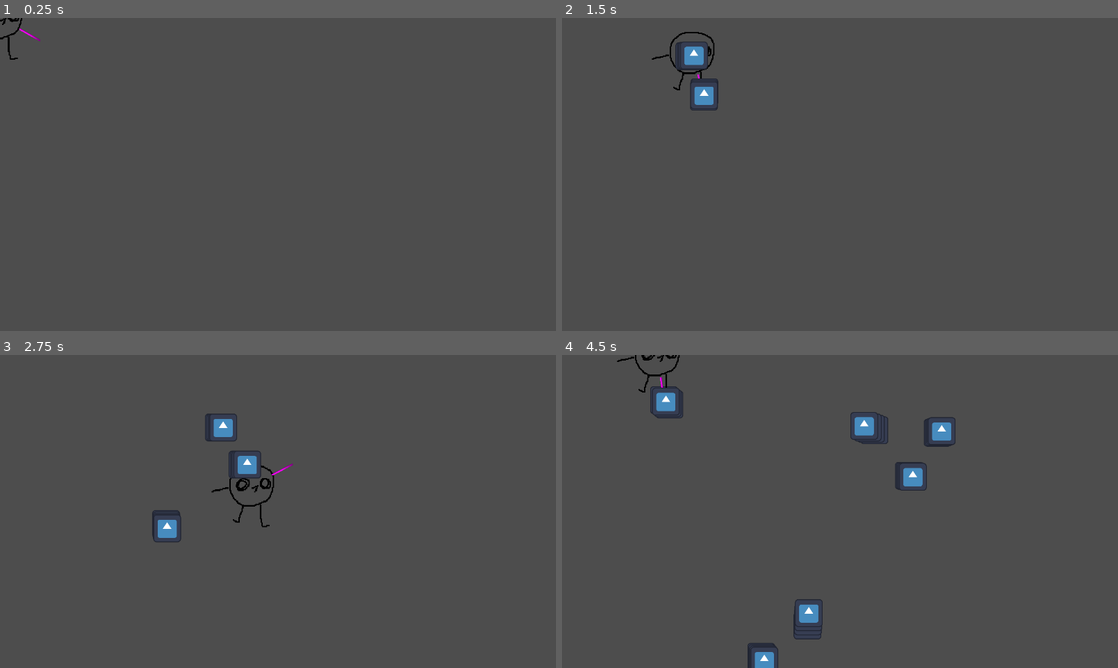
Above: before the commit, frames 1-4 (two rows, left to right).
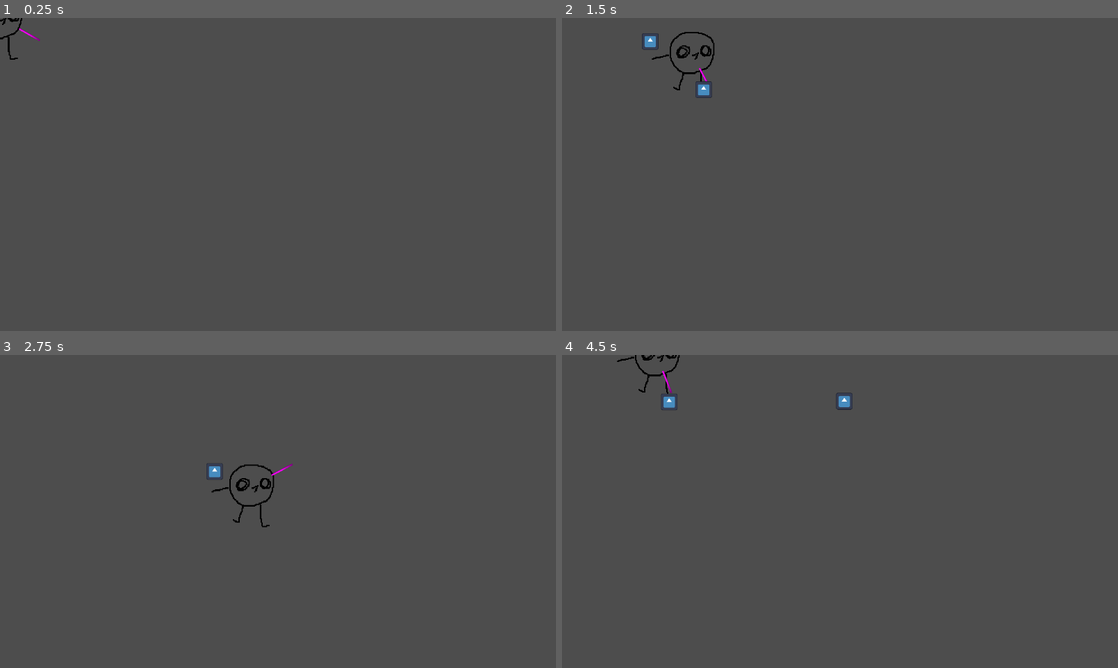
Above: after the commit, the same moments.

Repository: kicconsu/dos-siete-tres
Game: Godot game, scene res://scenes/woods.tscn
Two runs of this game, one before a commit and one after it. Both use one fixed random seed, a clock stepped at 60 frames per second and the inputs below. The project has no main scene, so this scene is started directly.
Inputs (mouse positions are in pixels of both pictures, inside the frame that each line leads up to):
- Up to frame 1 (0.25 s): no input
- Up to frame 2 (1.5 s): tap Enter at 0.5 s; move the mouse to (962, 158) at 0.52 s; hold D (move_right) 0.53-1.28 s; click (962, 158) at 0.67 s; move the mouse to (728, 190) at 1.27 s; hold S (move_down) from 1.28 s (still down); click (728, 190) at 1.42 s
- Up to frame 3 (2.75 s): move the mouse to (333, 442) at 2.02 s; release S (move_down) at 2.03 s; hold D (move_right) from 2.03 s (still down); click (333, 442) at 2.17 s
- Up to frame 4 (4.5 s): move the mouse to (812, 574) at 2.77 s; release D (move_right) at 2.78 s; hold W (move_up) 2.78-3.53 s; click (812, 574) at 2.92 s; move the mouse to (1006, 558) at 3.52 s; hold A (move_left) from 3.53 s (still down); click (1006, 558) at 3.67 s; move the mouse to (673, 464) at 4.27 s; click (673, 464) at 4.42 s

The runs differ from the first frame. In frame 1, less than 0.1% of the frame differs, in the area x 3-8%, y 3-8%; in frame 2, 0.8%; in frame 3, 1.1%; in frame 4, 2.2%, in the area x 15-71%, y 5-100%.
Error before the commit: Attempted to free a locked object (calling or emitting). (res://scripts/bullet_controller.gd:44)

Commit message:
implementar disparo y animarlo y asi

Diff:
--- a/scenes/bullet.tscn
+++ b/scenes/bullet.tscn
@@ -11,7 +11,6 @@
 collision_layer = 2
 collision_mask = 0
 script = ExtResource("1_mkf8s")
-SPRITE = "uid://bods45o7vlbx6"
 
 [node name="BulletSprite" type="Sprite2D" parent="."]
 texture_filter = 1
--- a/scenes/player.tscn
+++ b/scenes/player.tscn
@@ -21,4 +21,4 @@
 
 [node name="Arm" parent="." instance=ExtResource("3_qhqgy")]
 BULLET_SPRITE = "uid://bods45o7vlbx6"
-BULLET_SPEED = 3.0
+BULLET_SCALE = Vector2(0.3, 0.3)
--- a/scenes/player_wpn.tscn
+++ b/scenes/player_wpn.tscn
@@ -1,17 +1,85 @@
-[gd_scene load_steps=3 format=3 uid="uid://3jwxt5nouwdn"]
+[gd_scene load_steps=6 format=3 uid="uid://3jwxt5nouwdn"]
 
 [ext_resource type="Script" uid="uid://c8dlhe1jtkcii" path="res://scripts/wpn_controller.gd" id="1_ega3w"]
 
 [sub_resource type="PlaceholderTexture2D" id="PlaceholderTexture2D_qhqgy"]
 
+[sub_resource type="Animation" id="Animation_ega3w"]
+resource_name = "shoot"
+tracks/0/type = "value"
+tracks/0/imported = false
+tracks/0/enabled = true
+tracks/0/path = NodePath("WpnSprite:rotation")
+tracks/0/interp = 1
+tracks/0/loop_wrap = true
+tracks/0/keys = {
+"times": PackedFloat32Array(0, 0.23333333, 1),
+"transitions": PackedFloat32Array(3.8637424, 1, 1),
+"update": 0,
+"values": [-0.2303834612632513, 0.0, 0.0]
+}
+tracks/1/type = "value"
+tracks/1/imported = false
+tracks/1/enabled = true
+tracks/1/path = NodePath("WpnSprite:position")
+tracks/1/interp = 1
+tracks/1/loop_wrap = true
+tracks/1/keys = {
+"times": PackedFloat32Array(0, 0.23333333, 1),
+"transitions": PackedFloat32Array(4.5947866, 1, 1),
+"update": 0,
+"values": [Vector2(13.195, 64.48), Vector2(0, 78), Vector2(0, 78)]
+}
+
+[sub_resource type="Animation" id="Animation_3lfa7"]
+length = 0.001
+tracks/0/type = "value"
+tracks/0/imported = false
+tracks/0/enabled = true
+tracks/0/path = NodePath("WpnSprite:rotation")
+tracks/0/interp = 1
+tracks/0/loop_wrap = true
+tracks/0/keys = {
+"times": PackedFloat32Array(0),
+"transitions": PackedFloat32Array(1),
+"update": 0,
+"values": [0.0]
+}
+tracks/1/type = "value"
+tracks/1/imported = false
+tracks/1/enabled = true
+tracks/1/path = NodePath("WpnSprite:position")
+tracks/1/interp = 1
+tracks/1/loop_wrap = true
+tracks/1/keys = {
+"times": PackedFloat32Array(0),
+"transitions": PackedFloat32Array(1),
+"update": 0,
+"values": [Vector2(0, 78)]
+}
+
+[sub_resource type="AnimationLibrary" id="AnimationLibrary_mndtl"]
+_data = {
+&"RESET": SubResource("Animation_3lfa7"),
+&"shoot": SubResource("Animation_ega3w")
+}
+
 [node name="Arm" type="Node2D"]
 script = ExtResource("1_ega3w")
-BULLET_LIFE = 0.5
 
 [node name="WpnSprite" type="Sprite2D" parent="."]
-position = Vector2(0, 79)
+position = Vector2(0, 78)
 scale = Vector2(4, 54)
 texture = SubResource("PlaceholderTexture2D_qhqgy")
 
 [node name="Barrel" type="Node2D" parent="."]
 position = Vector2(0, 105)
+
+[node name="ShotTimer" type="Timer" parent="."]
+
+[node name="AnimWpn" type="AnimationPlayer" parent="."]
+libraries = {
+&"": SubResource("AnimationLibrary_mndtl")
+}
+
+[connection signal="timeout" from="ShotTimer" to="." method="_on_shot_timer_timeout"]
--- a/scenes/woods.tscn
+++ b/scenes/woods.tscn
@@ -6,3 +6,8 @@
 
 [node name="Player" parent="." instance=ExtResource("1_v6ssl")]
 SPEED = 400.0
+
+[node name="Arm" parent="Player" index="2"]
+SHOT_RATE = 0.5
+
+[editable path="Player"]
--- a/scripts/bullet_controller.gd
+++ b/scripts/bullet_controller.gd
@@ -41,4 +41,4 @@
 
 
 func _on_life_timer_timeout() -> void:
-	self.free()
+	self.queue_free()
--- a/scripts/player_controller.gd
+++ b/scripts/player_controller.gd
@@ -5,7 +5,10 @@
 var SPEED = 300.0
 
 func _physics_process(_delta: float) -> void:
-
+	# Para mover un CharacterBody solo hace falta calcular "velocity"
+	# antes de llamar move_and_slide(). Este cálculo depende de la naturaleza del juego
+	# (plataformero, top-down, shoot-em-up, isométrico...).
+	# Investiga sobre el tipo de juego que quieras hacer!!!! :)
 	var up_down_dir := Input.get_axis("move_up", "move_down")
 	var left_right_dir := Input.get_axis("move_left", "move_right")
 
--- a/scripts/wpn_controller.gd
+++ b/scripts/wpn_controller.gd
@@ -1,56 +1,82 @@
 extends Node2D
-# Escena que representa un arma abstracta. Todos los atributos tienen que ser definidos
+# Escena que representa un arma abstracta. Todos los atributos
+# exportados tienen que ser definidos
 # al momento de ser instanciada el arma.
+
+# Esta configuración abstracta facilita la posible implementación de
+# distintos tipos de armas. Los datos solo tendrían que ser leidos de un archivo
+# JSON en el momento de ser necesario instanciar el arma.
 @export_category("Propiedades de arma")
 @export_file()
 var SPRITE
-
 @export
 var SCALE := Vector2(1.0, 1.0)
-
 @export
 var BARREL_POS := Vector2(0.0, 105.0)
 
 @export_category("Propiedades de bala")
 @export_file
 var BULLET_SPRITE
-
 @export
 var BULLET_SCALE := Vector2(0.5, 0.5)
-
 @export
 var BULLET_SPEED := 1.0
-
 @export
 var BULLET_LIFE := 1.0
+@export
+var SHOT_RATE := 1.0
 
 var bullet:PackedScene
+var can_shoot := true
+var rate_mod := 1.0
 
 func _ready() -> void:
 	bullet = preload("res://scenes/bullet.tscn")
 	setup_attributes()
 
 func setup_attributes() -> void:
-	#Actualizar la textura y la escala de acuerdo a los atributos
+	# Reemplazar los placeholders del arma con los datos definidos en los atributos.
 	if SPRITE:
 		var tex_resource := load(SPRITE)
 		$WpnSprite.texture = tex_resource
 		$WpnSprite.scale = SCALE
 
 	$Barrel.position = BARREL_POS
+	$ShotTimer.wait_time = SHOT_RATE
 
 func _process(_delta: float) -> void:
+	# Rotar el brazo alrededor del eje del sprite del jugador
 	look_at(get_global_mouse_position())
+	# Offset porque godot cosas
 	rotation_degrees -= 90
 
+	# Disparar: Instanciar escena "Bullet" y configurarla antes de ser añadida al arbol.
+	# Luego esperar a poder volver a disparar. Obvio problema de escalabilidad!
+	if Input.is_mouse_button_pressed(MOUSE_BUTTON_LEFT):
+		if can_shoot:
+			# "Cada arma sabe qué bala dispara." (es cine)
+			var bullet_instance := bullet.instantiate()
+			bullet_instance.SPRITE = BULLET_SPRITE
+			bullet_instance.SCALE = BULLET_SCALE
+			bullet_instance.SPEED = BULLET_SPEED
+			var dir_vec:Vector2 = $Barrel.get_global_position().direction_to(get_global_mouse_position())
+			bullet_instance.DIRECTION = dir_vec
+			bullet_instance.LIFE = BULLET_LIFE
+			bullet_instance.global_position = $Barrel.get_global_position()
+			get_tree().root.add_child(bullet_instance)
 
-	if Input.is_mouse_button_pressed(MOUSE_BUTTON_LEFT):
-		var bullet_instance := bullet.instantiate()
-		bullet_instance.SPRITE = BULLET_SPRITE
-		bullet_instance.SCALE = BULLET_SCALE
-		bullet_instance.SPEED = BULLET_SPEED
-		var dir_vec:Vector2 = $Barrel.get_global_position().direction_to(get_global_mouse_position())
-		bullet_instance.DIRECTION = dir_vec
-		bullet_instance.LIFE = BULLET_LIFE
-		bullet_instance.global_position = $Barrel.get_global_position()
-		get_tree().root.add_child(bullet_instance)
+			# Manejo de animación: se obliga al animador a resetar antes de disparar.
+			# Esto se hace para interrumpir una animación
+			# Transiciones más complejas requieren del uso de un AnimationTree (basicamente magia oscura)
+			$AnimWpn.play("RESET")
+			$AnimWpn.play("shoot")
+			#$AnimWpn.advance(0)
+			can_shoot = false
+			$ShotTimer.start(SHOT_RATE*rate_mod)
+
+
+
+
+#Señal conectada del Timer "ShotTimer"
+func _on_shot_timer_timeout() -> void:
+	can_shoot = true
